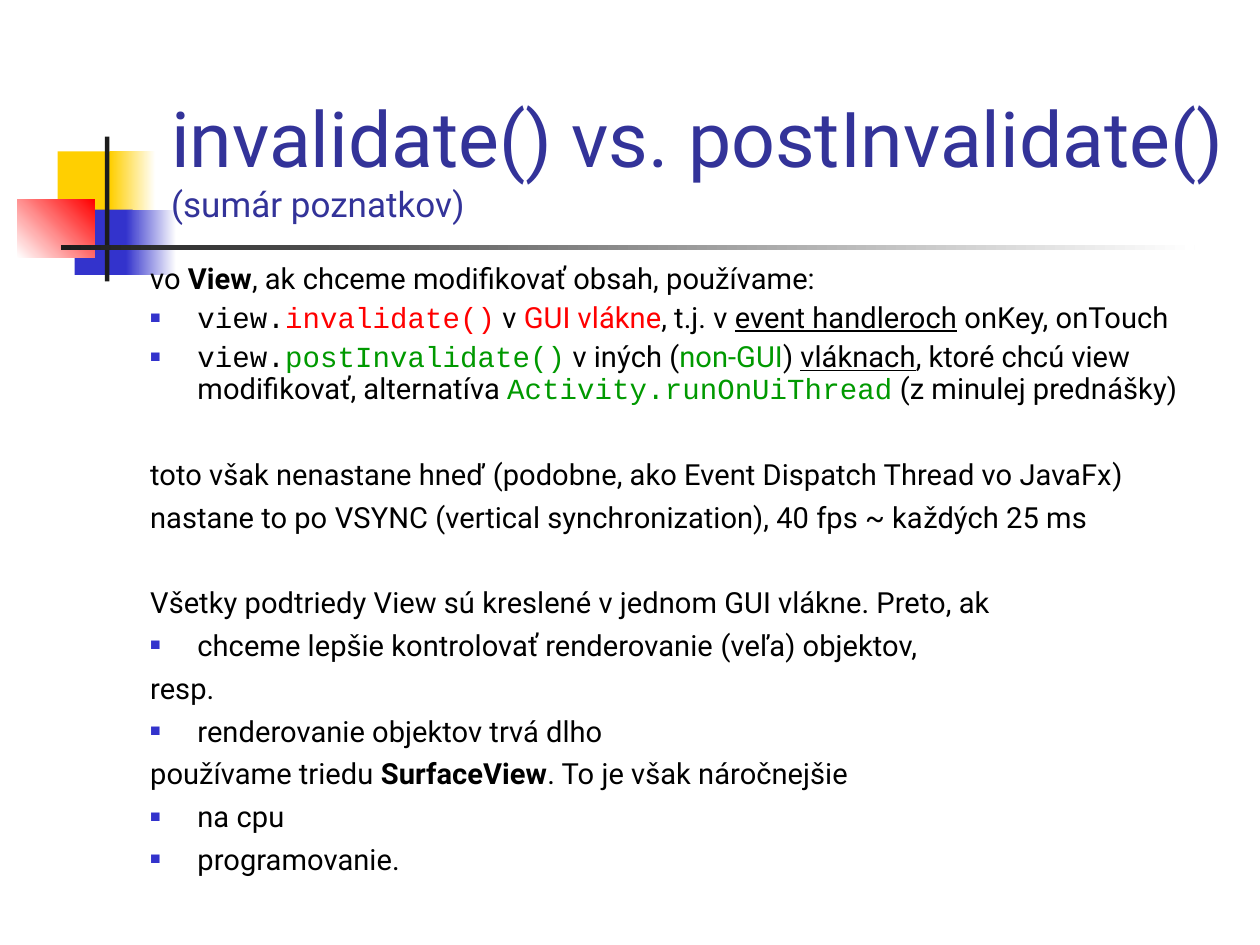
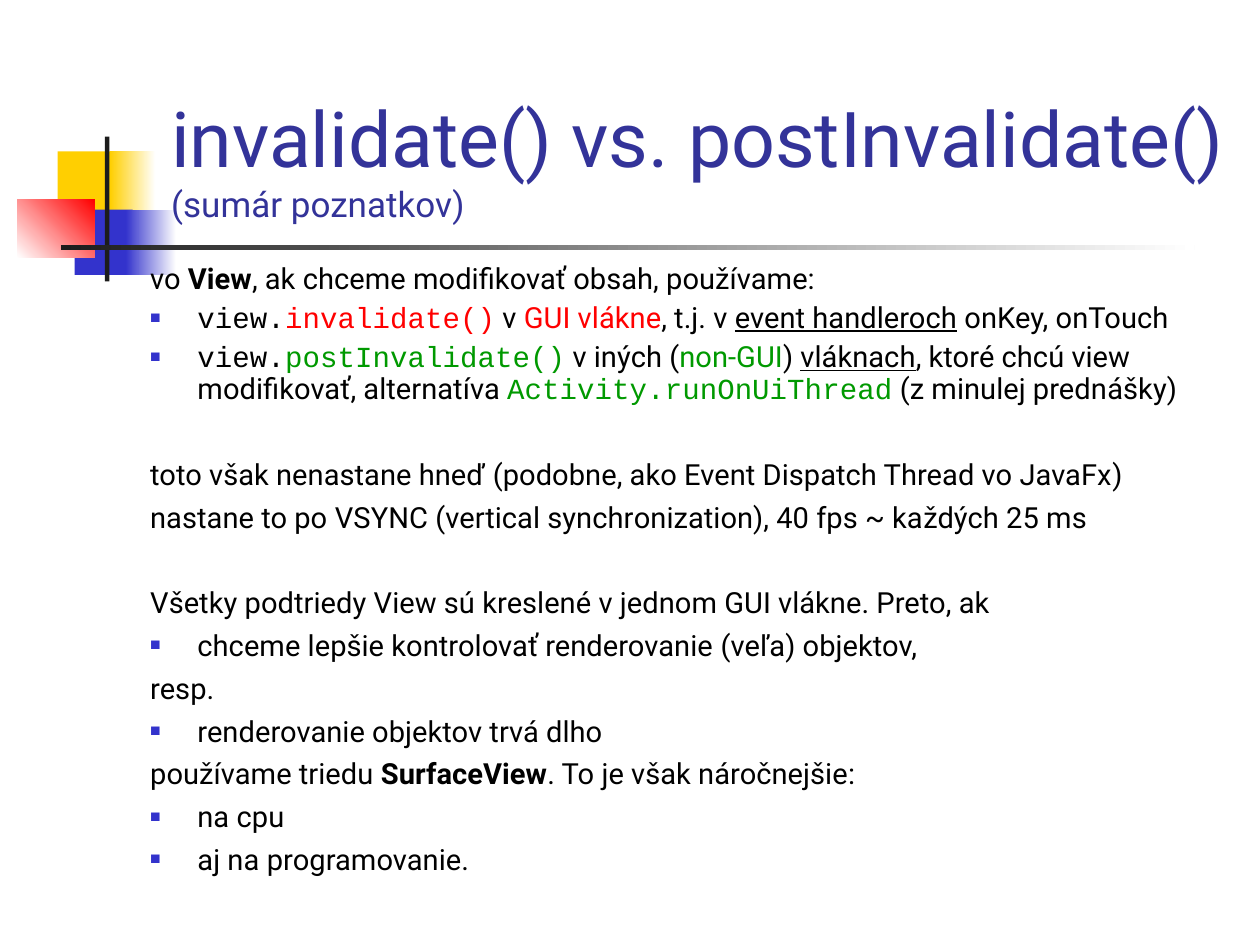
Before and after one commit to vmandro/Prednasky, a slide deck: slide 3 of 05/05_Android.ppt (slide 9 before the commit). Drawn at 1260x945 pixels with LibreOffice and Linux fonts; fonts in the diff are those of the drawing. Boxes give left, top, right and bottom in pixels: in the first picture for what was removed or moved away, otherwise in the second. Text is boxed around its words. In the diff, an @@ line names an element or a change of style, - is before the commit and + after.

```diff
--- a/05/05_Android.ppt
+++ b/05/05_Android.ppt
@@ text at (x1=150, y1=762, x2=855, y2=791): text changed @@
-používame triedu SurfaceView. To je však náročnejšie
+používame triedu SurfaceView. To je však náročnejšie:
@@ text at (x1=197, y1=849, x2=469, y2=877): text changed @@
-■ programovanie.
+■ aj na programovanie.
```
Also in this commit, not shown: 18 other slides changed, 3 slides added, 6 slides removed, 4 other files.
